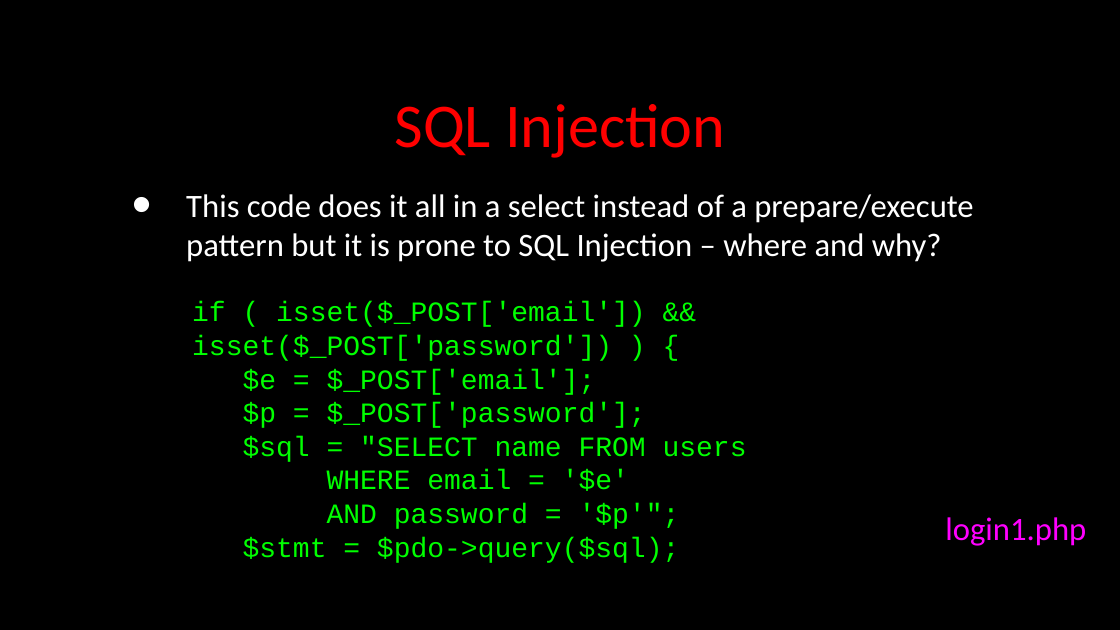
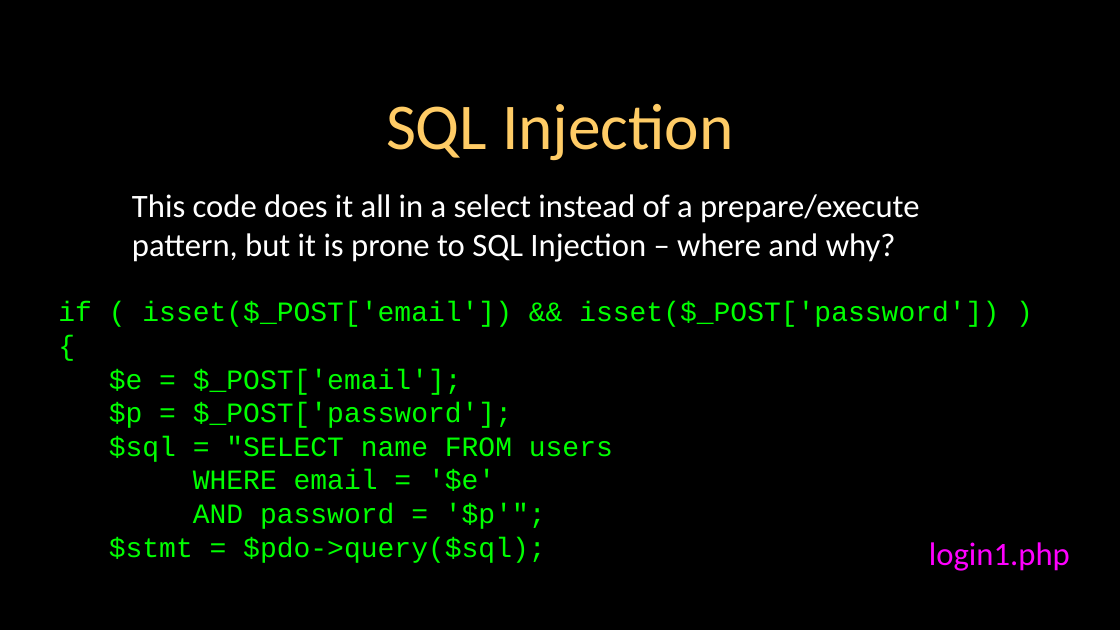
Before and after one commit to csev/wa4e, a slide deck: slide 33 of lectures/PHP-06-MySQL-PDO.ppt. Drawn at 1120x630 pixels with LibreOffice and Linux fonts; fonts in the diff are those of the drawing. Boxes give left, top, right and bottom in pixels: in the first picture for what was removed or moved away, otherwise in the second. Text is boxed around its words. In the diff, an @@ line names an element or a change of style, - is before the commit and + after.

```diff
--- a/lectures/PHP-06-MySQL-PDO.ppt
+++ b/lectures/PHP-06-MySQL-PDO.ppt
@@ title "SQL Injection" at <box>386,104,734,161</box>: size 40 to 42 pt, text colour #FF0000 to #FFCC66 @@
@@ text at <box>132,194,919,262</box>: text changed @@
-• This code does it all in a select instead of a prepare/execute pattern but it is prone to SQL Injection – where and why?
+This code does it all in a select instead of a prepare/execute pattern, but it is prone to SQL Injection – where and why?
@@ text "if ( isset($_POST['email']) && isset($_POST['password']) ..." rewrapped from <box>192,302,747,563</box> to <box>58,302,999,563</box> @@
@@ text "login1.php": place and size @@
-text "login1.php" at <box>945,517,1086,546</box>
+text "login1.php" at <box>929,542,1070,571</box>
```
Also in this commit, not shown: 44 other slides changed, 3 other files.
